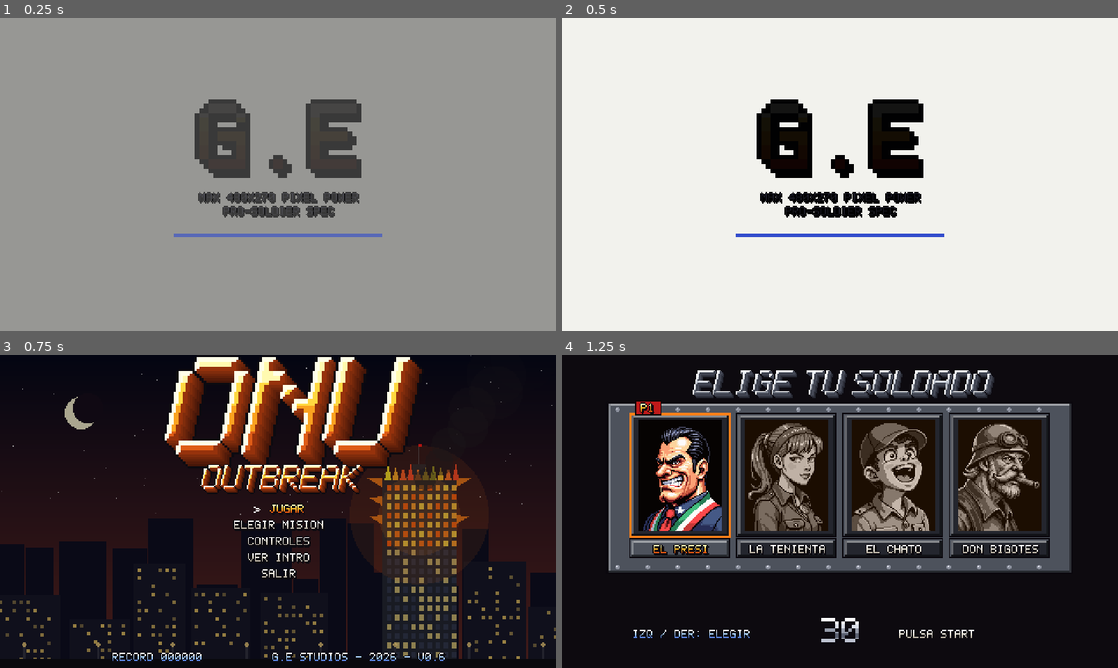
Above: before the commit, frames 1-4 (two rows, left to right).
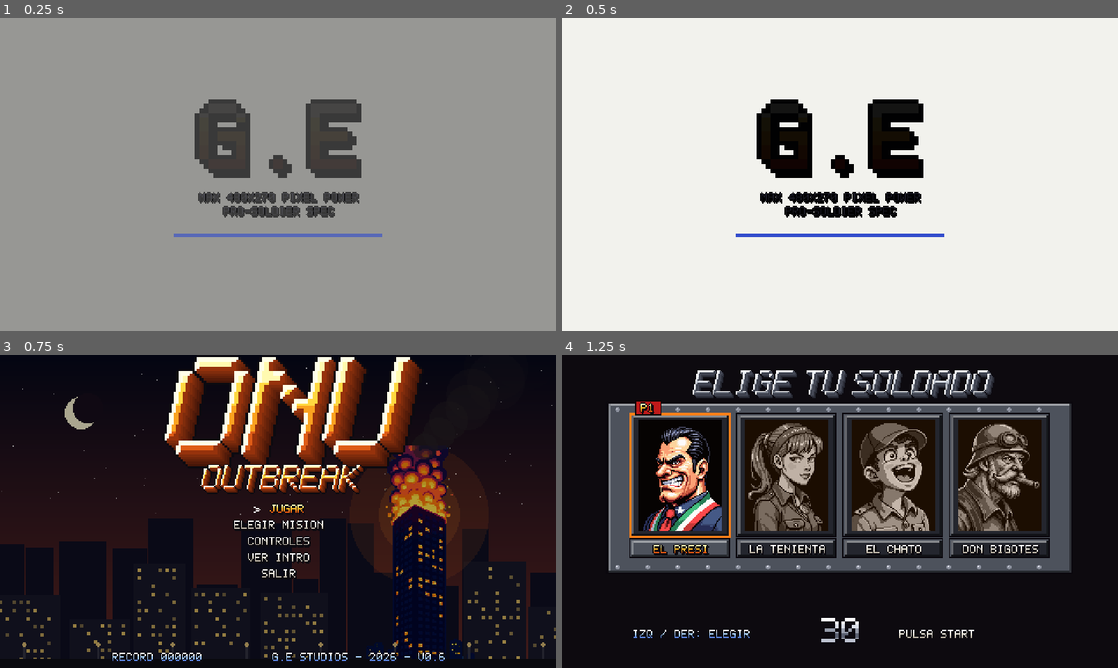
Above: after the commit, the same moments.

Repository: revtiger/Contra-Typebeat
Game: Godot game, scene res://scenes/intro.tscn
Same seed, same stepped clock (60 frames per second), same inputs: the game is played once before the commit and once after it.
Inputs:
- Up to frame 1 (0.25 s): no input
- Up to frame 2 (0.5 s): no input
- Up to frame 3 (0.75 s): tap Enter (restart) at 0.5 s; hold Right (right) from 0.53 s (still down); tap C (grenade) at 0.6 s
- Up to frame 4 (1.25 s): keep holding Right (right); tap Z (jump) at 0.77 s

Frames 1-2 are identical in both runs. In frame 3, 5.7% of the frame differs, in the area x 66-85%, y 17-98%; in frame 4, nothing differs.

Commit message:
Rascacielos en llamas animado del menú, hecho con PixelLab
El edificio del fondo del menú era de formas por código. Ahora es un sprite
de PixelLab con el fuego animado (9 fotogramas). tower.py deja fijo el
edificio y solo anima la parte de arriba, porque la animación de PixelLab
cambiaba las ventanas en cada fotograma.

Co-Authored-By: Claude Opus 5.5 <noreply@anthropic.com>

Diff:
--- a/scripts/city.gd
+++ b/scripts/city.gd
@@ -2,7 +2,11 @@
 ## Ciudad de noche con un rascacielos que estalla y arde (intro y menú, estilo "Duro de matar").
 
 const TOWER := Rect2(330, 108, 64, 170)
-const FIRE_FLOORS := 7
+## rascacielos en llamas animado (PixelLab, tools/sprites/tower.py): 9 fotogramas de 96x192
+const TOWER_TEX := preload("res://assets/sprites/city_tower.png")
+const TOWER_FRAME := Vector2(96, 192)
+const TOWER_FRAMES := 9
+const TOWER_FPS := 10.0
 
 var burning := false
 var t := 0.0
@@ -61,43 +65,39 @@
 
 	# rascacielos
 	var tw := TOWER
+	if burning:
+		_draw_burning_tower(glow)
+		_draw_street()
+		return
 	draw_rect(tw, Color(0.14, 0.15, 0.2))
 	draw_rect(Rect2(tw.position.x + 26, tw.position.y - 14, 12, 14), Color(0.14, 0.15, 0.2))
 	draw_line(Vector2(tw.position.x + 32, tw.position.y - 14), Vector2(tw.position.x + 32, tw.position.y - 30), Color(0.3, 0.3, 0.35), 1)
 	if int(t * 2.0) % 2 == 0:
 		draw_rect(Rect2(tw.position.x + 31, tw.position.y - 31, 3, 2), Color(1, 0.1, 0.1))
 	rng.seed = 21
-	var floor_i := 0
 	for wy in range(int(tw.position.y) + 4, 262, 8):
-		var on_fire := burning and floor_i < FIRE_FLOORS
 		for wx in range(int(tw.position.x) + 4, int(tw.end.x) - 3, 7):
 			var c := Color(0.95, 0.85, 0.5, 0.8) if rng.randf() < 0.4 else Color(0.2, 0.22, 0.3)
-			if on_fire:
-				var k := 0.5 + 0.5 * sin(t * 13.0 + wx * 0.7 + wy * 1.3)
-				c = Color(1, 0.35, 0.05).lerp(Color(1, 0.9, 0.3), k)
 			draw_rect(Rect2(wx, wy, 4, 5), c)
-		floor_i += 1
 
-	if burning:
-		# resplandor, llamas y humo
-		var c := tower_top() + Vector2(0, 14)
-		draw_circle(c, 60, Color(1, 0.45, 0.1, 0.12 * glow))
-		draw_circle(c, 35, Color(1, 0.55, 0.15, 0.15 * glow))
-		for i in 10:
-			var fx := tw.position.x + 2 + i * 6.5
-			var fh := 8.0 + 6.0 * absf(sin(t * 7.0 + i * 2.1))
-			var fy := tw.position.y + 6 + (i % 3) * 16
-			var side := -1.0 if i < 5 else 1.0
-			var base := Vector2(tw.position.x if side < 0 else tw.end.x, fy)
-			if i % 2 == 0:
-				draw_colored_polygon(PackedVector2Array([base, base + Vector2(side * fh, -fh * 0.6), base + Vector2(0, -8)]), Color(1, 0.5, 0.1, 0.9))
-			draw_colored_polygon(PackedVector2Array([Vector2(fx, tw.position.y), Vector2(fx + 3, tw.position.y - fh), Vector2(fx + 6, tw.position.y)]), Color(1, 0.6 + 0.3 * sin(t * 9.0 + i), 0.15))
-		for i in 8:
-			var k := fmod(t * 0.25 + i / 8.0, 1.0)
-			var sp := tower_top() + Vector2(k * 90 + sin(i * 3.0) * 8, -k * 120 - 10)
-			draw_circle(sp, 8 + k * 22, Color(0.15, 0.13, 0.14, 0.55 * (1.0 - k) * glow))
+	_draw_street()
 
-	# calle
+
+## Sprite animado del rascacielos en llamas, con resplandor detrás y humo que tapa el borde de arriba.
+func _draw_burning_tower(glow: float) -> void:
+	var c := tower_top() + Vector2(0, 14)
+	draw_circle(c, 60, Color(1, 0.45, 0.1, 0.12 * glow))
+	draw_circle(c, 35, Color(1, 0.55, 0.15, 0.15 * glow))
+	var f := int(t * TOWER_FPS) % TOWER_FRAMES
+	var pos := Vector2(TOWER.get_center().x - TOWER_FRAME.x / 2.0, 270 - TOWER_FRAME.y)
+	draw_texture_rect_region(TOWER_TEX, Rect2(pos, TOWER_FRAME), Rect2(Vector2(f * TOWER_FRAME.x, 0), TOWER_FRAME))
+	for i in 8:
+		var k := fmod(t * 0.25 + i / 8.0, 1.0)
+		var sp := Vector2(pos.x + 48, pos.y + 6) + Vector2(k * 90 + sin(i * 3.0) * 8, -k * 90)
+		draw_circle(sp, 10 + k * 22, Color(0.15, 0.13, 0.14, 0.6 * (1.0 - k) * glow))
+
+
+func _draw_street() -> void:
 	draw_rect(Rect2(0, 262, 480, 8), Color(0.05, 0.05, 0.08))
 	for i in 8:
 		draw_rect(Rect2(i * 64 + 20, 250, 2, 12), Color(0.2, 0.2, 0.25))
Binary file added: assets/sprites/city_tower.png
Not shown, added: assets/sprites/city_tower.png.import
Binary file added: tools/sprites/pixellab/tower/frame_0.png
Binary file added: tools/sprites/pixellab/tower/frame_1.png
Binary file added: tools/sprites/pixellab/tower/frame_2.png
Binary file added: tools/sprites/pixellab/tower/frame_3.png
Binary file added: tools/sprites/pixellab/tower/frame_4.png
Binary file added: tools/sprites/pixellab/tower/frame_5.png
Binary file added: tools/sprites/pixellab/tower/frame_6.png
Binary file added: tools/sprites/pixellab/tower/frame_7.png
Binary file added: tools/sprites/pixellab/tower/frame_8.png
Not shown, changed: .claude/skills/contra-typebeat/SKILL.md
(and 1 more such lines)
